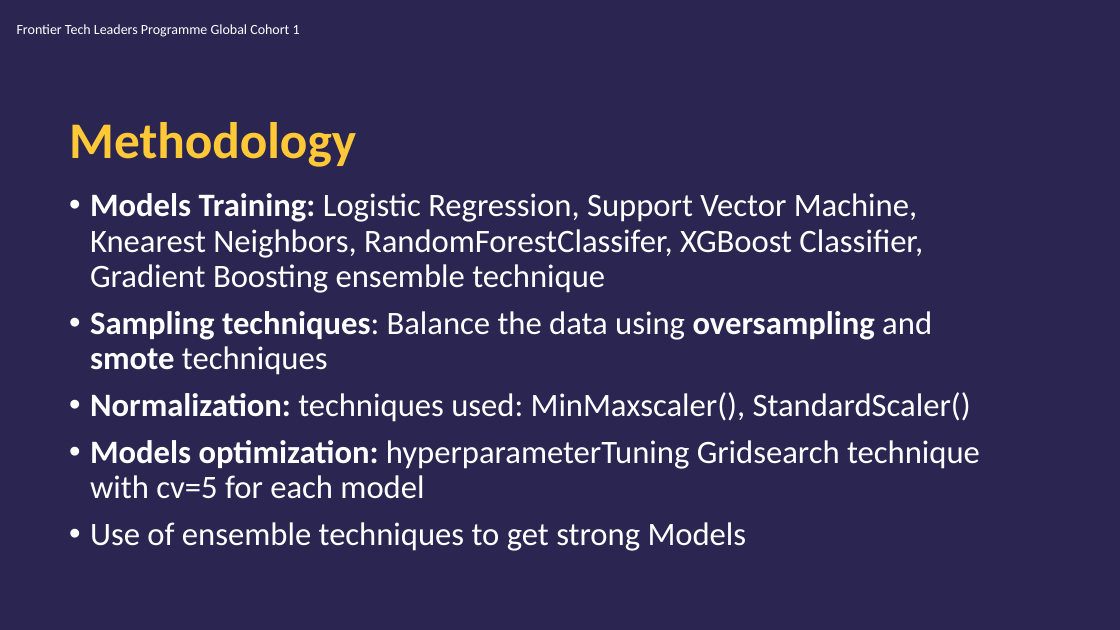
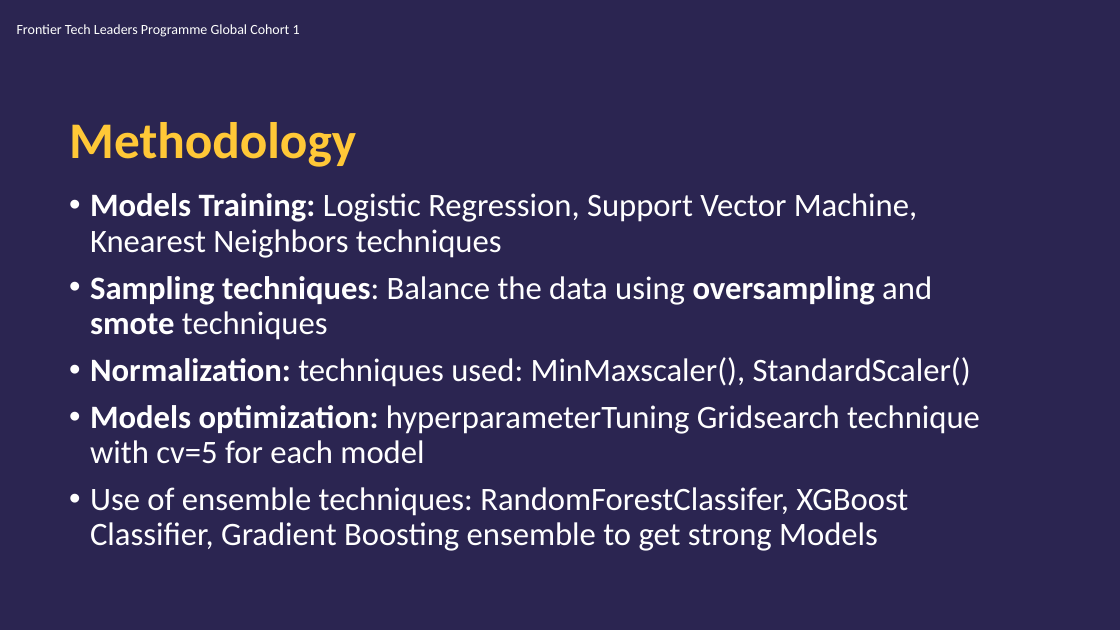
Before and after one commit to edasaruhan/Assingment_ML_kili66, a slide deck: slide 8 of Mariam_Jury_Presentation.pptx. Drawn at 1120x630 pixels with LibreOffice and Linux fonts; fonts in the diff are those of the drawing; background and template pictures are left out. Boxes give left, top, right and bottom in pixels: in the first picture for what was removed or moved away, otherwise in the second. Text is boxed around its words. In the diff, an @@ line names an element or a change of style, - is before the commit and + after.

```diff
--- a/Mariam_Jury_Presentation.pptx
+++ b/Mariam_Jury_Presentation.pptx
@@ text at box(90, 193, 917, 258): text changed @@
-• Models Training: Logistic Regression, Support Vector Machine, Knearest Neighbors, RandomForestClassifer, XGBoost Classifier, Gradient Boosting ensemble technique
+• Models Training: Logistic Regression, Support Vector Machine, Knearest Neighbors techniques
@@ text at box(90, 487, 908, 551): text changed @@
-• Use of ensemble techniques to get strong Models
+• Use of ensemble techniques: RandomForestClassifer, XGBoost Classifier, Gradient Boosting ensemble to get strong Models
```
Also in this commit, not shown: 1 other slide changed.
